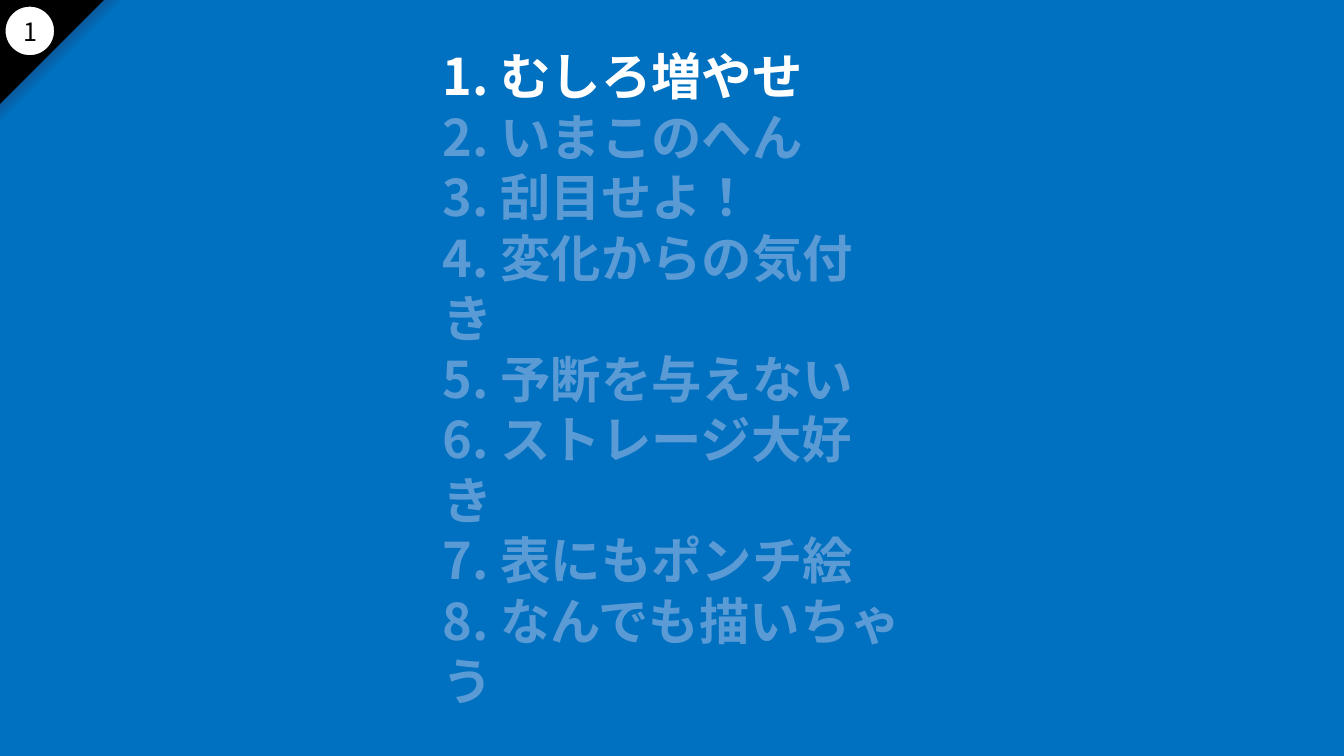
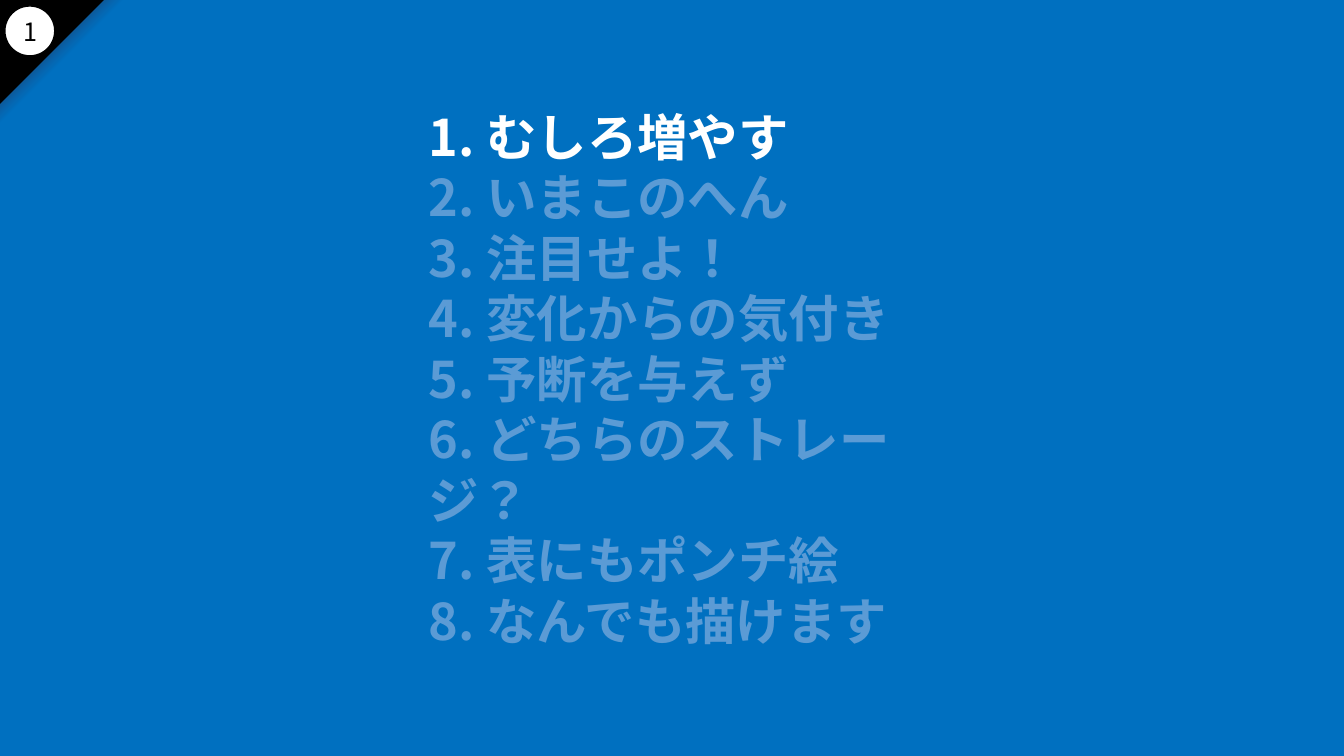
Before and after one commit to nakayama-kazuki/2021, a slide deck: slide 1 of pptx/power-punch-v2.pptx. Drawn at 1344x756 pixels with LibreOffice and Linux fonts; fonts in the diff are those of the drawing. Boxes give left, top, right and bottom in pixels: in the first picture for what was removed or moved away, otherwise in the second. Text is boxed around its words. In the diff, an @@ line names an element or a change of style, - is before the commit and + after.

```diff
--- a/pptx/power-punch-v2.pptx
+++ b/pptx/power-punch-v2.pptx
@@ text "1. むしろ増やす" moved from (x1=443, y1=52, x2=901, y2=703) to (x1=429, y1=113, x2=889, y2=644) @@
@@ text at (x1=429, y1=113, x2=788, y2=161): text changed @@
-1. むしろ増やせ
+1. むしろ増やす
@@ text at (x1=429, y1=234, x2=738, y2=281): text changed @@
-3. 刮目せよ！
+3. 注目せよ！
@@ text at (x1=429, y1=355, x2=889, y2=522): text changed @@
-5. 予断を与えない
-6. ストレージ大好き
+5. 予断を与えず
+6. どちらのストレージ？
@@ text at (x1=429, y1=597, x2=887, y2=644): text changed @@
-8. なんでも描いちゃう
+8. なんでも描けます
```
Also in this commit, not shown: 26 other slides changed, 6 slides added, 16 slides removed.
